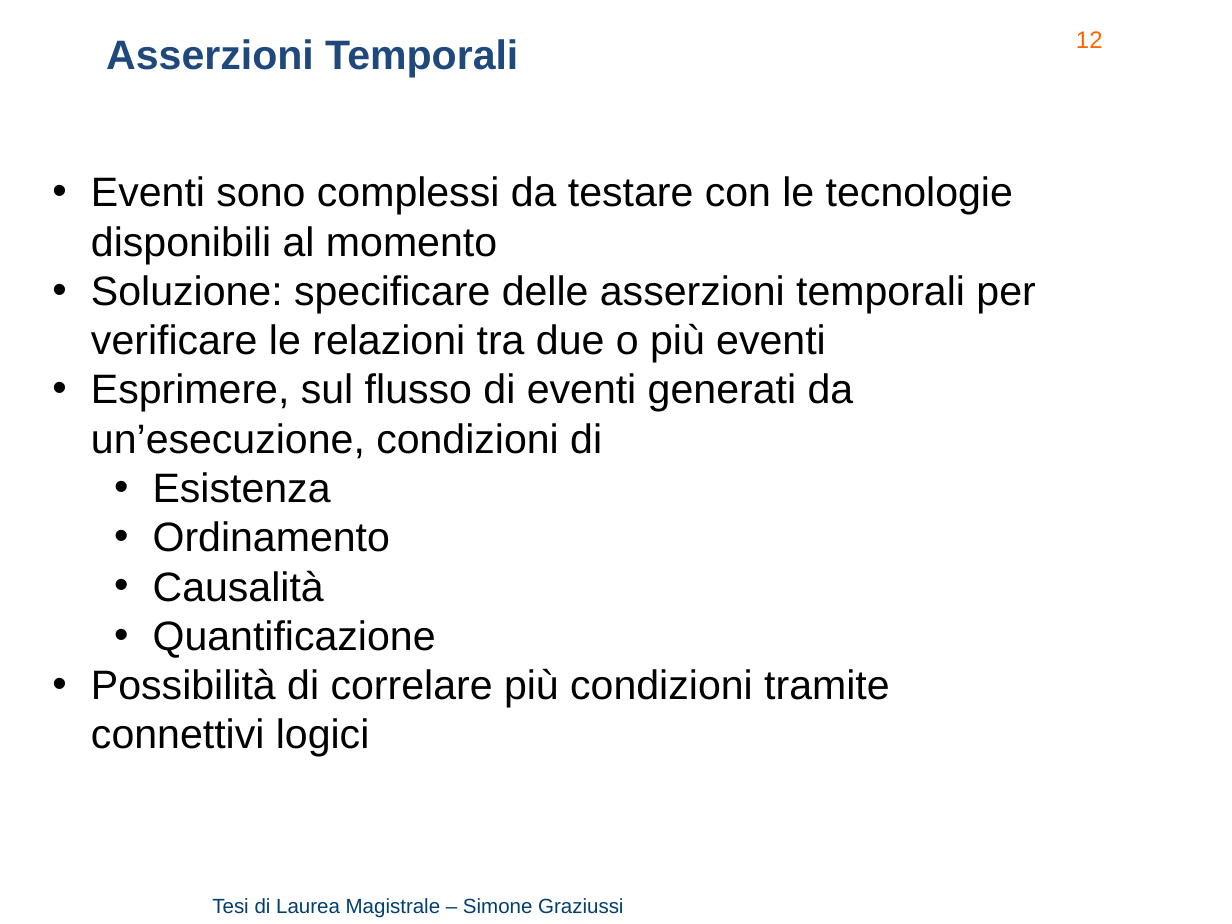
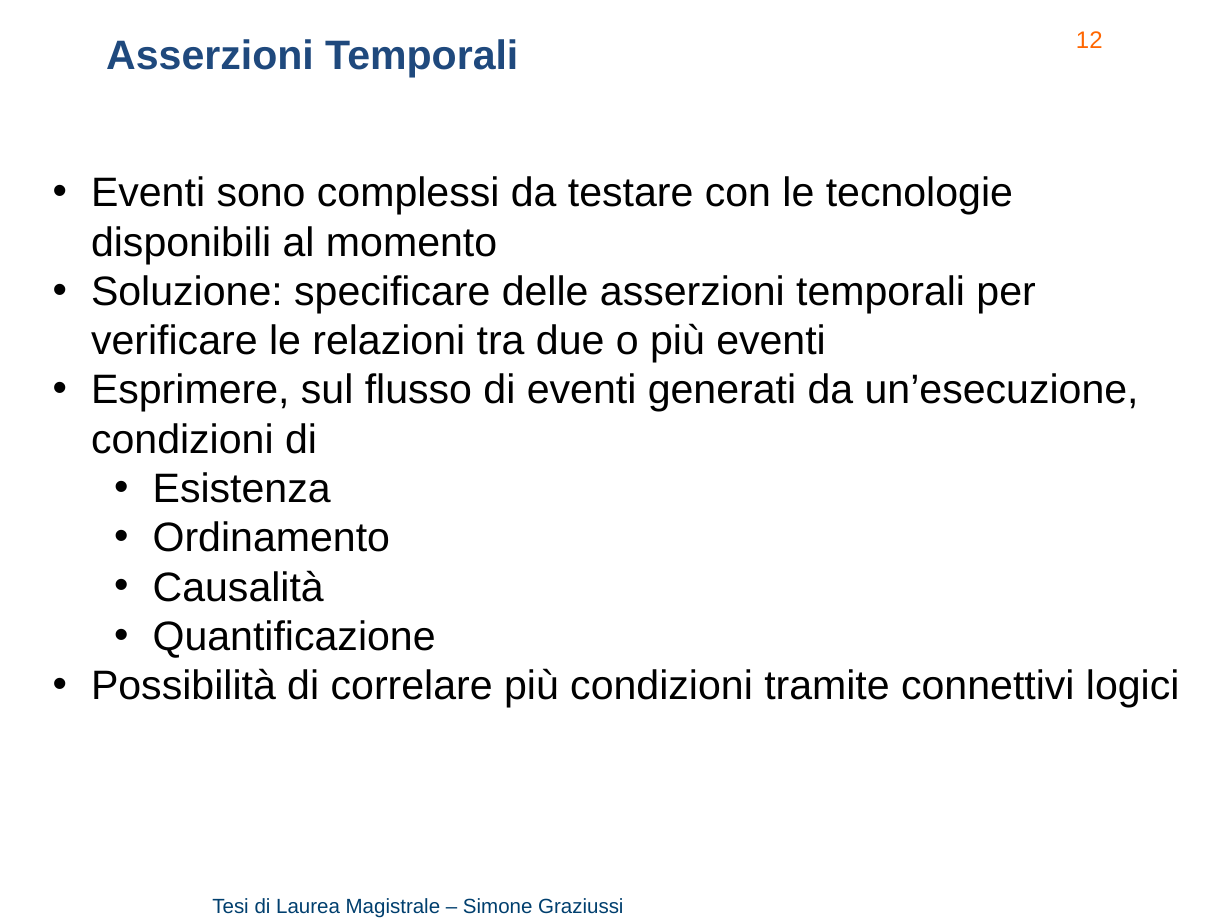
Before and after one commit to Simone3/Thesis, a slide deck: slide 12 of Presentation/Presentation.pptx. Drawn at 1232x924 pixels with LibreOffice and Linux fonts; fonts in the diff are those of the drawing; background and template pictures are left out. Boxes give left, top, right and bottom in pixels: in the first picture for what was removed or moved away, otherwise in the second. Text is boxed around its words. In the diff, an @@ line names an element or a change of style, - is before the commit and + after.

```diff
--- a/Presentation/Presentation.pptx
+++ b/Presentation/Presentation.pptx
@@ text "Eventi sono complessi da testare ..." rewrapped from (91, 176, 1035, 757) to (91, 176, 1180, 707) @@
```
Also in this commit, not shown: 12 other slides changed, 1 other file.
